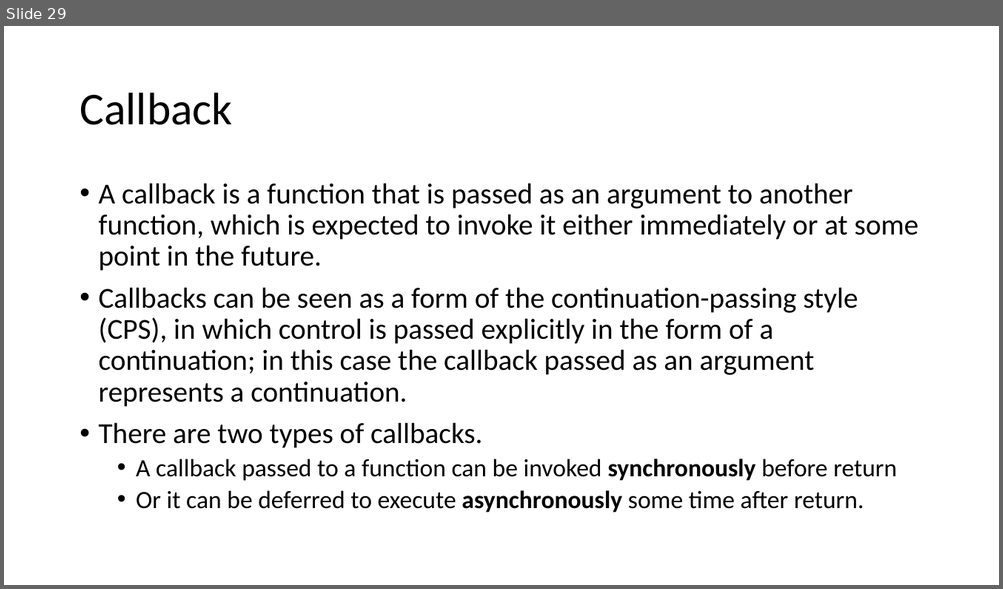
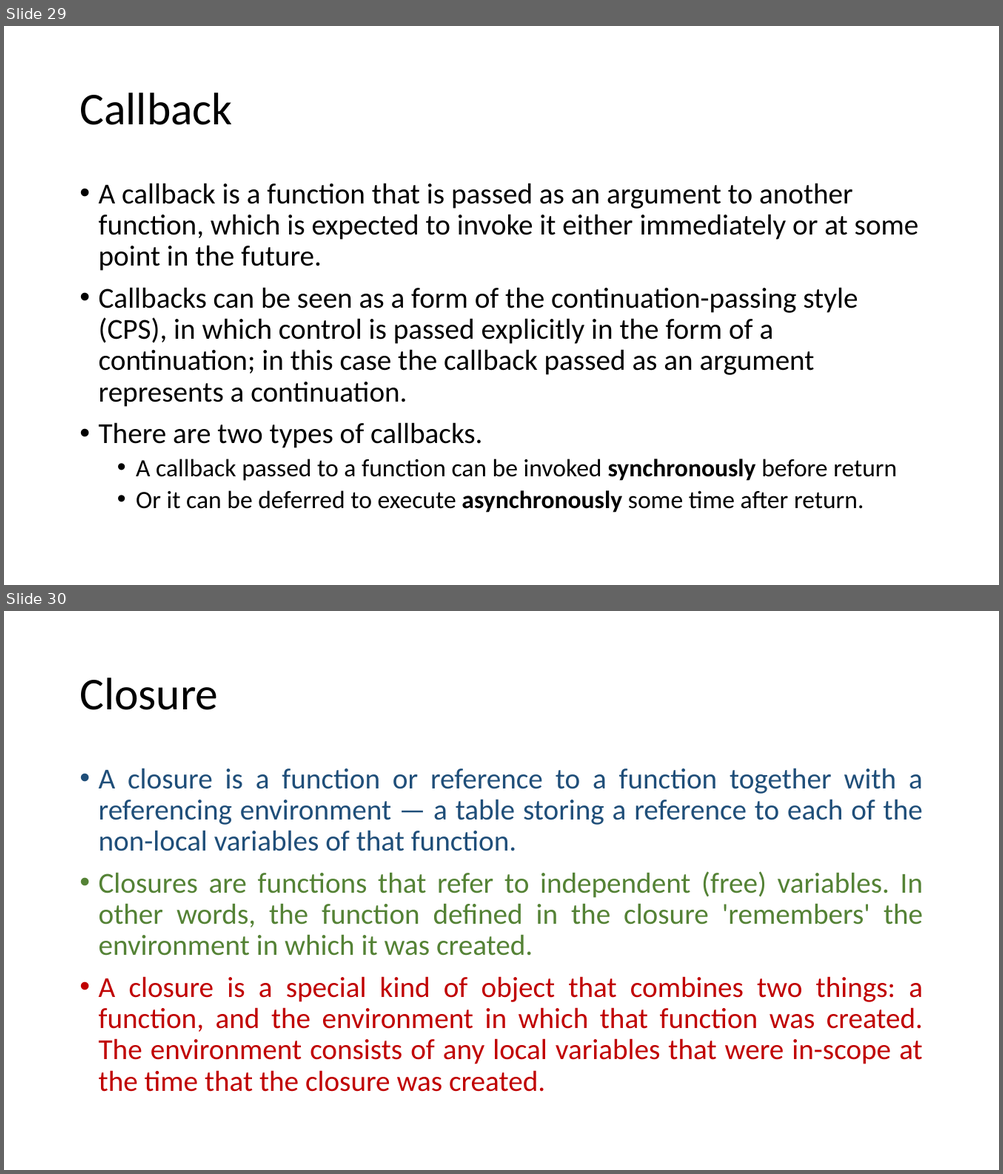
Before and after one commit to madhurinitu/EcmaBy_Manish, a slide deck: Notes/ECMAScript.pptx. Shown one above the other, each under a label of ours: slide 29 before the commit, slides 29 and 30 after it. The pictures are 1003x589 and 1003x1174 pixels, drawn with LibreOffice and Linux fonts; fonts in the diff are those of the drawing. Boxes give left, top, right and bottom in pixels: in the first picture for what was removed or moved away, otherwise in the second. Text is boxed around its words. In the diff, an @@ line names an element or a change of style, - is before the commit and + after.

```diff
--- a/Notes/ECMAScript.pptx
+++ b/Notes/ECMAScript.pptx
@@ slide 30 added at bbox=[4, 611, 999, 1170], background #FFFFFF @@
@@ title added at bbox=[79, 678, 218, 710], 44 pt, text #000000 @@
+Closure
@@ text added at bbox=[99, 768, 922, 1092], 28 pt, text #C00000 @@
+• A closure is a function or reference to a function together with a referencing environment — a table storing a reference to each of the non-local variables of that function.
+• Closures are functions that refer to independent (free) variables. In other words, the function defined in the closure 'remembers' the environment in which it was created.
+• A closure is a special kind of object that combines two things: a function, and the environment in which that function was created. The environment consists of any local variables that were in-scope at the time that the closure was created.
```
Also in this commit, not shown: 35 other slides added.
